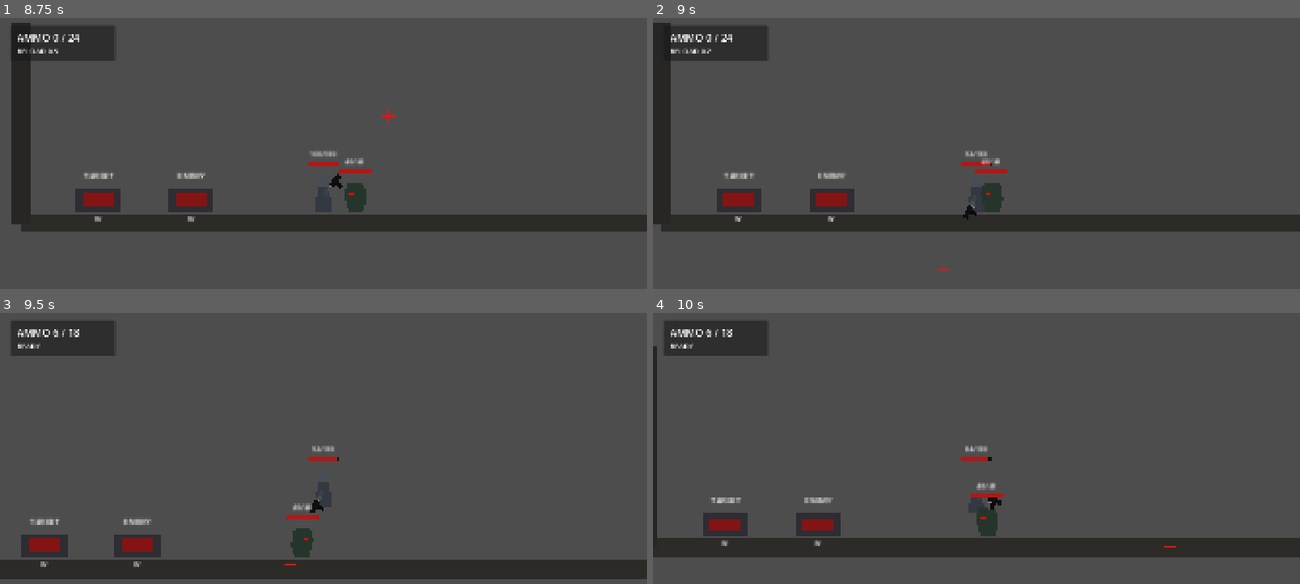
Above: before the commit, frames 1-4 (two rows, left to right).
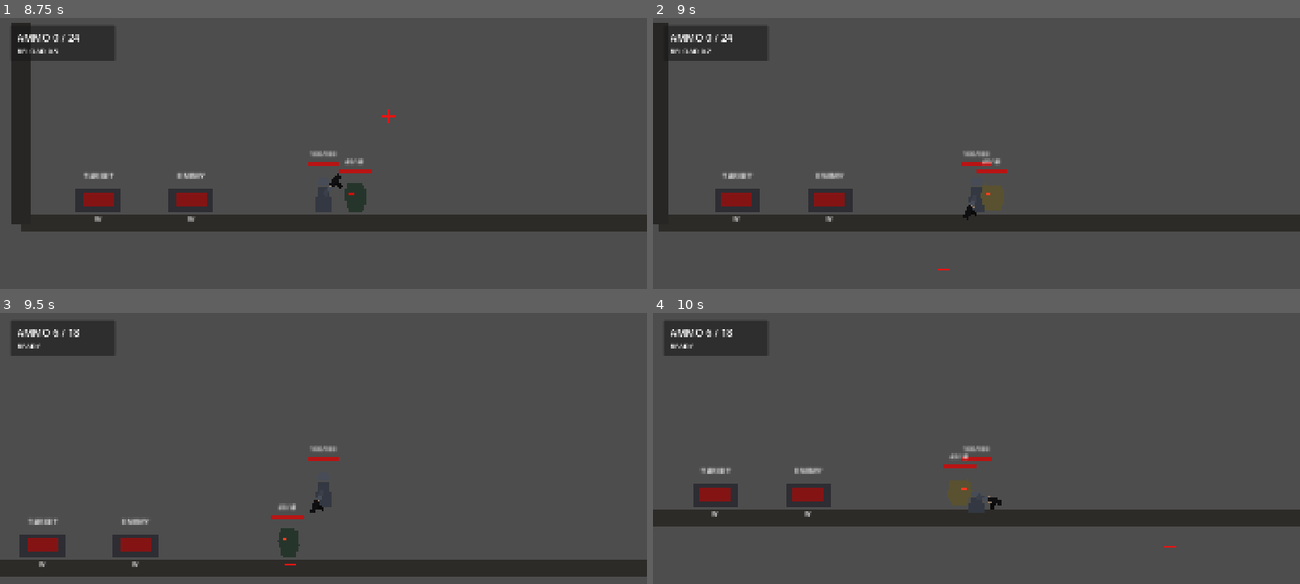
Above: after the commit, the same moments.

Repository: YuiTatsuki1011/projekt-black
Game: Godot game, scene res://scenes/levels/test_level.tscn
Same seed, same stepped clock (60 frames per second), same inputs: the game is played once before the commit and once after it.
Inputs (mouse positions are in pixels of both pictures, inside the frame that each line leads up to):
- Up to frame 1 (8.75 s): tap Enter at 0.5 s; move the mouse to (465, 177) at 0.52 s; hold S (crouch) 0.53-1.28 s; hold D (move_right) 0.53-2.03 s; tap Space (jump) at 0.77, 1.52, 3.02, 3.77, 4.52, 6.02, 6.77, 7.52 s; move the mouse to (194, 215) at 1.27 s; click (194, 215) at 1.35 s; move the mouse to (388, 115) at 2.02 s; hold A (move_left) 2.03-2.78 s; tap W (interact) at 2.1, 4.35, 6.6 s; move the mouse to (291, 270) at 2.77 s; hold D (move_right) 2.78-4.28 s; tap S (crouch) at 2.85, 7.35 s; move the mouse to (517, 251) at 3.52 s; press the mouse at (517, 251) at 3.53 s; move the mouse to (129, 142) at 4.27 s; release the mouse at (129, 142) at 4.28 s; hold A (move_left) 4.28-5.03 s; move the mouse to (355, 196) at 5.02 s; hold D (move_right) 5.03-5.78 s; hold S (crouch) 5.03-5.78 s; move the mouse to (226, 104) at 5.77 s; hold A (move_left) 5.78-7.28 s; click (226, 104) at 5.85 s; move the mouse to (465, 177) at 6.52 s; move the mouse to (194, 215) at 7.27 s; hold D (move_right) from 7.28 s (still down); move the mouse to (388, 115) at 8.02 s; press the mouse at (388, 115) at 8.03 s
- Up to frame 2 (9 s): keep holding D (move_right); move the mouse to (944, 270) at 8.77 s; release the mouse at (944, 270) at 8.78 s; tap W (interact) at 8.85 s
- Up to frame 3 (9.5 s): keep holding D (move_right); tap Space (jump) at 9.02 s
- Up to frame 4 (10 s): move the mouse to (1170, 546) at 9.52 s; release D (move_right) at 9.53 s; hold A (move_left) from 9.53 s (still down); hold S (crouch) from 9.53 s (still down); tap Space (jump) at 9.77 s

Frame 1 is identical in both runs. In frame 2, 0.9% of the frame differs, in the area x 0-55%, y 1-79%; in frame 3, 1.8%; in frame 4, 16%, in the area x 0-100%, y 12-91%.

Commit message:
Add melee attack cycle

Diff:
--- a/scenes/levels/test_level.tscn
+++ b/scenes/levels/test_level.tscn
@@ -6,6 +6,7 @@
 [ext_resource type="PackedScene" path="res://scenes/interaction/spawn_button.tscn" id="4_spawn_button"]
 [ext_resource type="PackedScene" path="res://scenes/enemies/training_target.tscn" id="5_training_target"]
 [ext_resource type="PackedScene" path="res://scenes/enemies/approach_enemy.tscn" id="6_approach_enemy"]
+[ext_resource type="PackedScene" path="res://scenes/ui/death_screen.tscn" id="7_death_screen"]
 
 [sub_resource type="RectangleShape2D" id="RectangleShape2D_floor"]
 size = Vector2(1200, 24)
@@ -71,3 +72,5 @@
 [node name="Crosshair" parent="." instance=ExtResource("2_crosshair")]
 
 [node name="AmmoHud" parent="." instance=ExtResource("3_hud")]
+
+[node name="DeathScreen" parent="." instance=ExtResource("7_death_screen")]
--- /dev/null
+++ b/scenes/ui/death_screen.tscn
@@ -0,0 +1,46 @@
+[gd_scene load_steps=2 format=3]
+
+[ext_resource type="Script" path="res://scripts/ui/death_screen.gd" id="1_death_screen"]
+
+[node name="DeathScreen" type="CanvasLayer"]
+script = ExtResource("1_death_screen")
+layer = 20
+
+[node name="Root" type="Control" parent="."]
+visible = false
+layout_mode = 3
+anchors_preset = 15
+anchor_right = 1.0
+anchor_bottom = 1.0
+grow_horizontal = 2
+grow_vertical = 2
+mouse_filter = 2
+
+[node name="Dim" type="ColorRect" parent="Root"]
+layout_mode = 1
+anchors_preset = 15
+anchor_right = 1.0
+anchor_bottom = 1.0
+grow_horizontal = 2
+grow_vertical = 2
+color = Color(0.04, 0.0, 0.0, 0.58)
+mouse_filter = 2
+
+[node name="Label" type="Label" parent="Root"]
+layout_mode = 1
+anchors_preset = 8
+anchor_left = 0.5
+anchor_top = 0.5
+anchor_right = 0.5
+anchor_bottom = 0.5
+offset_left = -220.0
+offset_top = -52.0
+offset_right = 220.0
+offset_bottom = 52.0
+grow_horizontal = 2
+grow_vertical = 2
+theme_override_colors/font_color = Color(0.82, 0.02, 0.02, 1)
+theme_override_font_sizes/font_size = 62
+text = "YOU DIED"
+horizontal_alignment = 1
+vertical_alignment = 1
--- a/scripts/enemies/approach_enemy.gd
+++ b/scripts/enemies/approach_enemy.gd
@@ -1,9 +1,20 @@
 extends CharacterBody2D
 class_name ApproachEnemy
 
+enum AttackState {
+	CHASE,
+	WINDUP,
+	ACTIVE,
+	RECOVERY,
+}
+
 @export var move_speed: float = 42.0
-@export var contact_damage: int = 8
-@export var contact_interval: float = 0.9
+@export var attack_damage: int = 18
+@export var attack_range: float = 30.0
+@export var attack_windup_time: float = 0.35
+@export var attack_active_time: float = 0.12
+@export var attack_recovery_time: float = 0.62
+@export var attack_lunge_speed: float = 92.0
 @export var hit_vfx_scene: PackedScene
 @export var death_vfx_scene: PackedScene
 @export var knockback_strength: float = 115.0
@@ -17,13 +28,16 @@
 
 var _gravity: float = 980.0
 var _target: Node2D
-var _damage_cooldown: float = 0.0
 var _overlapping_bodies: Array[Node] = []
 var _is_dead: bool = false
 var _knockback_velocity: Vector2 = Vector2.ZERO
 var _base_body_color: Color
 var _base_eye_color: Color
 var _flash_tween: Tween
+var _attack_state: AttackState = AttackState.CHASE
+var _attack_timer: float = 0.0
+var _attack_direction: float = 1.0
+var _has_hit_this_attack: bool = false
 
 
 func _ready() -> void:
@@ -46,7 +60,7 @@
 	if _is_dead:
 		return
 
-	_update_contact_damage(delta)
+	_update_attack_state(delta)
 
 	if not is_on_floor():
 		velocity.y += _gravity * delta
@@ -54,11 +68,17 @@
 		velocity.y = 0.0
 
 	velocity.x = _knockback_velocity.x
-	if _target != null:
+	if _target != null and _attack_state == AttackState.CHASE:
 		var direction_x: float = signf(_target.global_position.x - global_position.x)
 		velocity.x += direction_x * move_speed
 		if absf(direction_x) > 0.0:
-			body_visual.scale.x = direction_x
+			_set_facing(direction_x)
+	elif _attack_state == AttackState.WINDUP:
+		velocity.x = _knockback_velocity.x
+	elif _attack_state == AttackState.ACTIVE:
+		velocity.x += _attack_direction * attack_lunge_speed
+	else:
+		velocity.x = _knockback_velocity.x
 
 	_knockback_velocity = _knockback_velocity.move_toward(Vector2.ZERO, knockback_recovery * delta)
 	move_and_slide()
@@ -73,24 +93,103 @@
 	_flash()
 
 
-func _update_contact_damage(delta: float) -> void:
-	_damage_cooldown -= delta
-	if _damage_cooldown > 0.0:
-		return
-
-	for body in _overlapping_bodies:
-		var health_node: Node = _find_health(body)
-		if health_node != null:
-			health_node.apply_damage(contact_damage)
-			_damage_cooldown = contact_interval
-			return
-
-
 func _find_health(node: Node) -> Node:
 	if node == null:
 		return null
 
 	return node.get_node_or_null("Health")
+
+
+func _update_attack_state(delta: float) -> void:
+	match _attack_state:
+		AttackState.CHASE:
+			_try_start_attack()
+		AttackState.WINDUP:
+			_attack_timer -= delta
+			_pulse_windup()
+			if _attack_timer <= 0.0:
+				_enter_active_attack()
+		AttackState.ACTIVE:
+			_attack_timer -= delta
+			_try_apply_attack_damage()
+			if _attack_timer <= 0.0:
+				_enter_recovery()
+		AttackState.RECOVERY:
+			_attack_timer -= delta
+			if _attack_timer <= 0.0:
+				_enter_chase()
+
+
+func _try_start_attack() -> void:
+	if _target == null:
+		return
+
+	var distance_x: float = _target.global_position.x - global_position.x
+	var distance_y: float = absf(_target.global_position.y - global_position.y)
+	if absf(distance_x) > attack_range or distance_y > 36.0:
+		return
+
+	_attack_direction = signf(distance_x)
+	if _attack_direction == 0.0:
+		_attack_direction = body_visual.scale.x
+	_set_facing(_attack_direction)
+	_attack_state = AttackState.WINDUP
+	_attack_timer = attack_windup_time
+	_has_hit_this_attack = false
+	body_visual.scale = Vector2(_attack_direction * 1.08, 0.92)
+	body_visual.color = Color(0.35, 0.32, 0.19, 1.0)
+
+
+func _enter_active_attack() -> void:
+	_attack_state = AttackState.ACTIVE
+	_attack_timer = attack_active_time
+	_has_hit_this_attack = false
+	body_visual.scale = Vector2(_attack_direction * 1.16, 1.04)
+	body_visual.color = Color(0.55, 0.12, 0.1, 1.0)
+	_try_apply_attack_damage()
+
+
+func _enter_recovery() -> void:
+	_attack_state = AttackState.RECOVERY
+	_attack_timer = attack_recovery_time
+	body_visual.scale = Vector2(_attack_direction * 0.96, 1.0)
+	body_visual.color = _base_body_color
+
+
+func _enter_chase() -> void:
+	_attack_state = AttackState.CHASE
+	_attack_timer = 0.0
+	_has_hit_this_attack = false
+	_set_facing(_attack_direction)
+	body_visual.color = _base_body_color
+	eye_visual.color = _base_eye_color
+
+
+func _try_apply_attack_damage() -> void:
+	if _has_hit_this_attack:
+		return
+
+	for body in _overlapping_bodies:
+		var health_node: Node = _find_health(body)
+		if health_node == null:
+			continue
+
+		if body.has_method("apply_damage_reaction"):
+			body.call("apply_damage_reaction", Vector2(_attack_direction, 0.0), attack_damage, global_position)
+		health_node.apply_damage(attack_damage)
+		_has_hit_this_attack = true
+		return
+
+
+func _pulse_windup() -> void:
+	var pulse_strength := 0.08 + sin(Time.get_ticks_msec() * 0.03) * 0.03
+	eye_visual.color = Color(1.0, 0.14 + pulse_strength, 0.12, 1.0)
+
+
+func _set_facing(direction_x: float) -> void:
+	if direction_x == 0.0:
+		return
+	body_visual.scale.x = signf(direction_x)
 
 
 func _on_damage_area_body_entered(body: Node) -> void:
--- a/scripts/player/player_controller.gd
+++ b/scripts/player/player_controller.gd
@@ -21,6 +21,9 @@
 @export var recoil_recovery_speed: float = 8.0
 @export var aim_flip_dead_zone: float = 12.0
 @export var damage_flash_time: float = 0.12
+@export var damage_knockback_strength: float = 130.0
+@export var damage_knockback_lift: float = -55.0
+@export var damage_knockback_recovery: float = 520.0
 @export var projectile_scene: PackedScene
 
 @onready var body_root: Node2D = $VisualRoot/BodyRoot
@@ -47,6 +50,7 @@
 var _recoil: float = 0.0
 var _nearby_interactables: Array[Node2D] = []
 var _damage_flash_tween: Tween
+var _damage_knockback_velocity: Vector2 = Vector2.ZERO
 
 
 func _ready() -> void:
@@ -95,7 +99,7 @@
 	if _is_crouching:
 		active_speed *= crouch_speed_multiplier
 
-	velocity.x = input_axis * active_speed
+	velocity.x = input_axis * active_speed + _damage_knockback_velocity.x
 
 	if not is_on_floor():
 		velocity.y += _gravity * delta
@@ -104,6 +108,8 @@
 
 	if Input.is_action_just_pressed("jump") and is_on_floor() and not _is_crouching:
 		velocity.y = jump_velocity
+
+	_damage_knockback_velocity = _damage_knockback_velocity.move_toward(Vector2.ZERO, damage_knockback_recovery * delta)
 
 
 func _handle_actions() -> void:
@@ -305,6 +311,16 @@
 	died.emit()
 
 
+func apply_damage_reaction(direction: Vector2, _damage: int, _source_position: Vector2) -> void:
+	var knockback_direction := direction.normalized()
+	if knockback_direction == Vector2.ZERO:
+		knockback_direction = Vector2.RIGHT
+
+	_damage_knockback_velocity.x = knockback_direction.x * damage_knockback_strength
+	if is_on_floor():
+		velocity.y = damage_knockback_lift
+
+
 func _on_damaged(_amount: int, _current_health: int, _max_health: int) -> void:
 	if _is_dead:
 		return
--- /dev/null
+++ b/scripts/ui/death_screen.gd
@@ -0,0 +1,17 @@
+extends CanvasLayer
+class_name DeathScreen
+
+@export var player_path: NodePath = NodePath("../Player")
+
+@onready var root: Control = $Root
+
+
+func _ready() -> void:
+	root.visible = false
+	var player := get_node_or_null(player_path)
+	if player != null and player.has_signal("died"):
+		player.died.connect(_on_player_died)
+
+
+func _on_player_died() -> void:
+	root.visible = true
Not shown: 1 places in scenes/levels/test_level.tscn that only renumber resources
Not shown, added: scripts/combat/burst_vfx.gd.uid
Not shown, changed: docs/ARCHITECTURE.md
Not shown, changed: docs/DECISIONS.md
Not shown, changed: docs/HANDOFF.md
